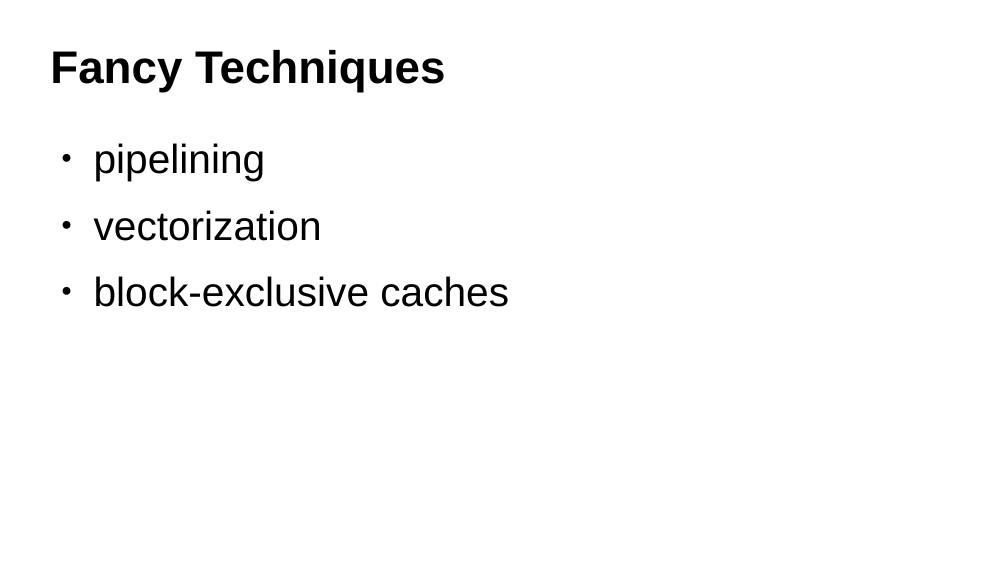
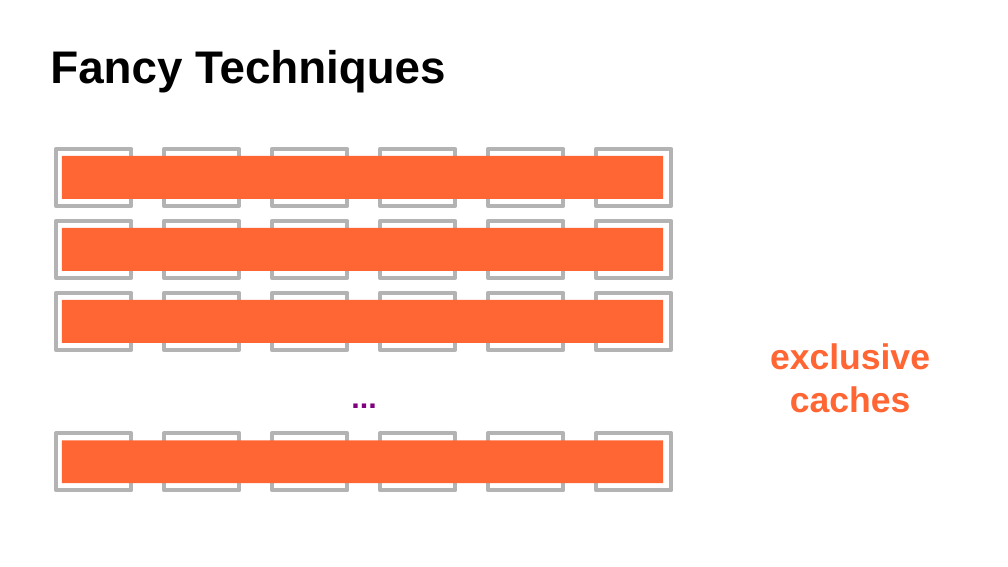
Before and after one commit to ax3l/datenspuren_2016, a slide deck: slide 18 of Slides.odp (slide 16 before the commit). Drawn at 1008x567 pixels with LibreOffice and Linux fonts; fonts in the diff are those of the drawing; background and template pictures are left out. Boxes give left, top, right and bottom in pixels: in the first picture for what was removed or moved away, otherwise in the second. Text is boxed around its words. In the diff, an @@ line names an element or a change of style, - is before the commit and + after.

```diff
--- a/Slides.odp
+++ b/Slides.odp
@@ rectangle added at (x1=62, y1=156, x2=664, y2=199), fill #FF6633 @@
@@ group added at (x1=56, y1=149, x2=672, y2=278): 12 rectangles @@
@@ rectangle added at (x1=62, y1=228, x2=664, y2=271), fill #FF6633 @@
@@ group added at (x1=56, y1=294, x2=672, y2=350): 6 rectangles @@
@@ rectangle added at (x1=62, y1=300, x2=664, y2=343), fill #FF6633 @@
@@ text at (x1=770, y1=343, x2=930, y2=413): text changed; size 32 to 28 pt; text colour #000000 to #FF6633; bold on @@
-● pipelining
-● vectorization
-● block-exclusive caches
+exclusive caches
@@ group added at (x1=56, y1=374, x2=672, y2=490): 6 rectangles, 1 text @@
+...
@@ rectangle added at (x1=62, y1=441, x2=664, y2=484), fill #FF6633 @@
```
Also in this commit, not shown: 6 other slides changed, 21 slides added, 1 slide removed.
